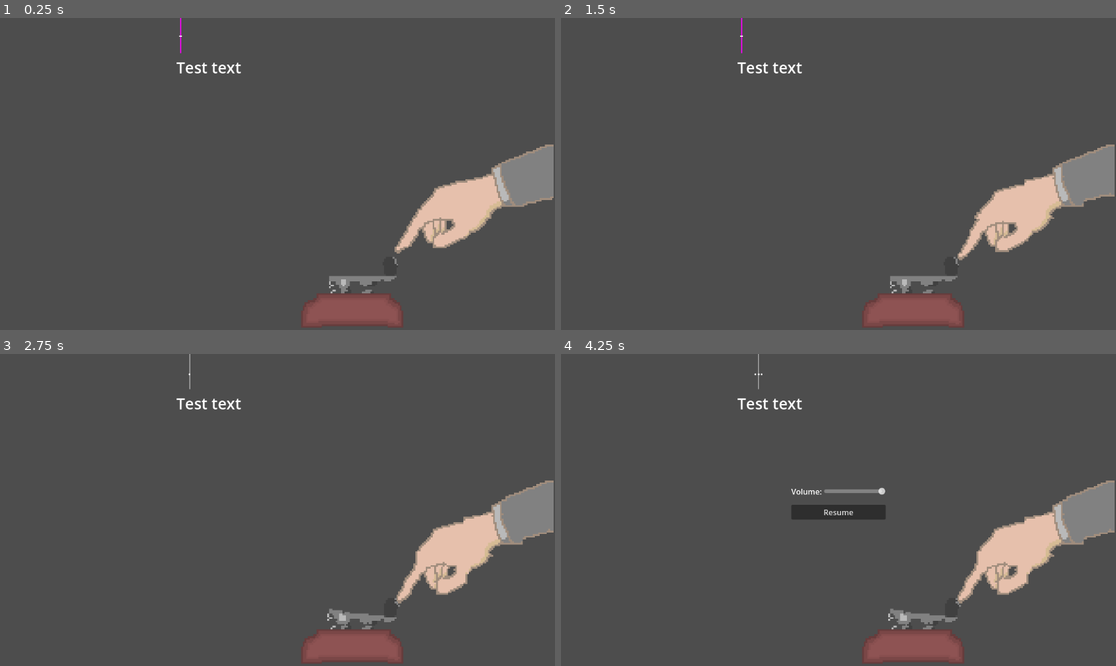
Above: before the commit, frames 1-4 (two rows, left to right).
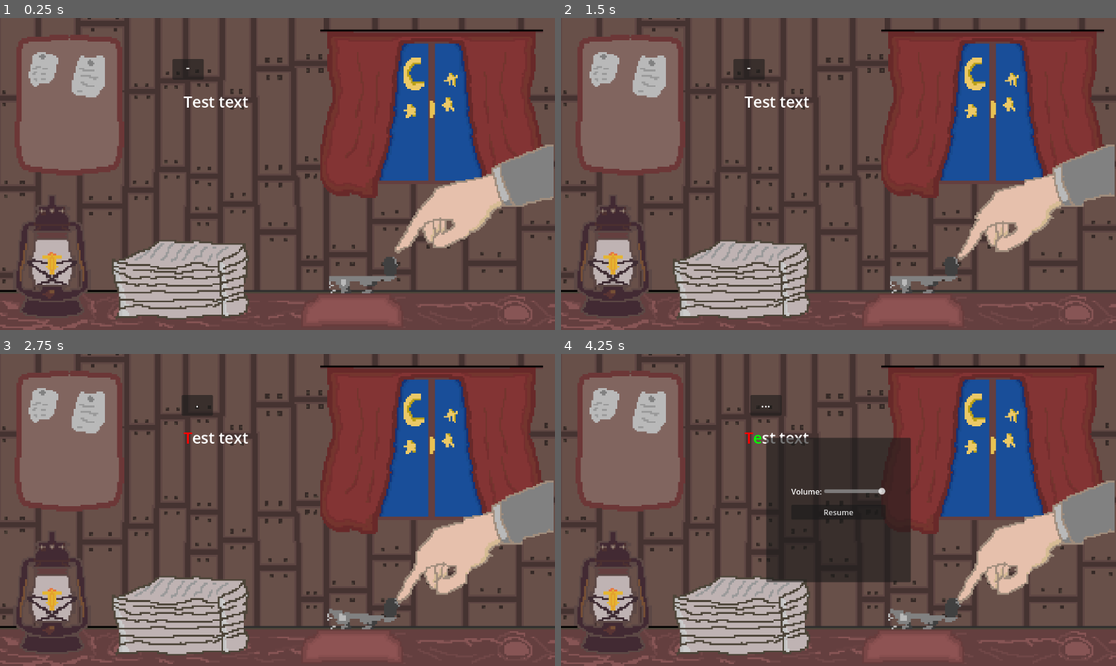
Above: after the commit, the same moments.

Repository: Nidjo123/LD53
Game: Godot game, scene res://Scenes/Telegraph.tscn
Two runs of this game, one before a commit and one after it. Both use one fixed random seed, a clock stepped at 60 frames per second and the inputs below.
Inputs:
- Up to frame 1 (0.25 s): no input
- Up to frame 2 (1.5 s): tap Enter at 0.5 s; hold Down (telegraph_press) 0.53-1.28 s; tap Space at 1.25 s; tap Down (telegraph_press) at 1.35 s
- Up to frame 3 (2.75 s): hold Down (telegraph_press) from 2.03 s (still down)
- Up to frame 4 (4.25 s): tap Enter at 2.75 s; release Down (telegraph_press) at 2.78 s; tap Down (telegraph_press) at 2.85 s; hold Down (telegraph_press) from 3.53 s (still down); tap Escape (ui_cancel) at 4.15 s

The runs differ from the first frame. In frame 1, 78% of the frame differs, in the area x 0-100%, y 0-100%; in frame 2, 78%; in frame 3, 78%; in frame 4, 78%.

Commit message:
Add background and correctness coloring

Diff:
--- a/Scenes/MorseText.tscn
+++ b/Scenes/MorseText.tscn
@@ -1,7 +1,6 @@
-[gd_scene load_steps=3 format=3 uid="uid://c0778ivao4xo2"]
+[gd_scene load_steps=2 format=3 uid="uid://c0778ivao4xo2"]
 
 [ext_resource type="Script" path="res://Scripts/MorseText.gd" id="1_eyuaq"]
-[ext_resource type="Script" path="res://Scripts/ColorRect.gd" id="2_yw643"]
 
 [node name="MorseText" type="Control"]
 layout_mode = 3
@@ -12,34 +11,27 @@
 grow_vertical = 2
 script = ExtResource("1_eyuaq")
 
-[node name="Text" type="Label" parent="."]
+[node name="Text" type="RichTextLabel" parent="."]
 layout_mode = 0
-offset_left = 366.0
-offset_top = 80.0
-offset_right = 510.0
-offset_bottom = 103.0
-theme_override_font_sizes/font_size = 32
+offset_left = 381.0
+offset_top = 151.0
+offset_right = 525.0
+offset_bottom = 199.0
+theme_override_font_sizes/normal_font_size = 32
+bbcode_enabled = true
 text = "Test text"
+scroll_active = false
+shortcut_keys_enabled = false
 
-[node name="ColorRect" type="ColorRect" parent="."]
+[node name="MorseHint" type="PanelContainer" parent="."]
 layout_mode = 0
-offset_left = 1.0
-offset_right = 3.0
-offset_bottom = 76.0
-color = Color(1, 0, 1, 1)
-script = ExtResource("2_yw643")
+offset_right = 65.0
+offset_bottom = 43.0
 
-[node name="Timer" type="Timer" parent="ColorRect"]
-
-[node name="MorseHint" type="CenterContainer" parent="."]
+[node name="HintText" type="RichTextLabel" parent="MorseHint"]
+clip_contents = false
 layout_mode = 2
-offset_left = 101.0
-offset_top = 39.0
-offset_right = 141.0
-offset_bottom = 79.0
-
-[node name="HintText" type="Label" parent="MorseHint"]
-layout_mode = 2
-theme_override_font_sizes/font_size = 24
-
-[connection signal="timeout" from="ColorRect/Timer" to="ColorRect" method="_on_timer_timeout"]
+theme_override_font_sizes/normal_font_size = 24
+bbcode_enabled = true
+text = "test 1[color=green]2[/color]3415"
+scroll_active = false
--- a/Scenes/Telegraph.tscn
+++ b/Scenes/Telegraph.tscn
@@ -1,17 +1,28 @@
-[gd_scene load_steps=7 format=3 uid="uid://cb5khxpbu7ecs"]
+[gd_scene load_steps=8 format=3 uid="uid://cb5khxpbu7ecs"]
 
 [ext_resource type="PackedScene" uid="uid://cytf7hrfph3ta" path="res://Scenes/MorseController.tscn" id="1_dot85"]
 [ext_resource type="Script" path="res://Scripts/GameController.gd" id="1_f4xmj"]
 [ext_resource type="Script" path="res://Telegraph.gd" id="2_ff80x"]
 [ext_resource type="PackedScene" uid="uid://c0778ivao4xo2" path="res://Scenes/MorseText.tscn" id="2_pj4sx"]
 [ext_resource type="SpriteFrames" uid="uid://becau161cstrh" path="res://Animations/TelegraphPressNewFrames.tres" id="4_5km8r"]
-[ext_resource type="Script" path="res://Scripts/PauseMenu.gd" id="6_k7rt0"]
+[ext_resource type="Texture2D" uid="uid://brq6ukncpmt6y" path="res://Images/tbg-night.png" id="5_wgi4m"]
+
+[sub_resource type="GDScript" id="GDScript_40e8m"]
+script/source = "extends Control
+"
 
 [node name="TelegraphScene" type="Node2D"]
+process_mode = 3
 script = ExtResource("1_f4xmj")
 
 [node name="Game" type="Node2D" parent="."]
+process_mode = 1
 script = ExtResource("2_ff80x")
+
+[node name="Background" type="Sprite2D" parent="Game"]
+position = Vector2(574.889, 323.5)
+scale = Vector2(3.60556, 3.60556)
+texture = ExtResource("5_wgi4m")
 
 [node name="MorseController" parent="Game" instance=ExtResource("1_dot85")]
 
@@ -26,11 +37,12 @@
 
 [node name="PauseMenu" type="Control" parent="."]
 process_mode = 3
+visible = false
 layout_mode = 3
 anchors_preset = 0
 offset_right = 40.0
 offset_bottom = 40.0
-script = ExtResource("6_k7rt0")
+script = SubResource("GDScript_40e8m")
 
 [node name="CenterContainer" type="CenterContainer" parent="PauseMenu"]
 layout_mode = 0
@@ -38,6 +50,7 @@
 offset_bottom = 648.0
 
 [node name="Panel" type="Panel" parent="PauseMenu/CenterContainer"]
+custom_minimum_size = Vector2(300, 300)
 layout_mode = 2
 
 [node name="VBoxContainer" type="VBoxContainer" parent="PauseMenu/CenterContainer/Panel"]
--- a/Scripts/ColorRect.gd
+++ b/Scripts/ColorRect.gd
@@ -1,12 +1,4 @@
 extends ColorRect
-
-
-func _ready():
-	pass
-
-
-func _process(delta):
-	pass
 
 
 func make_green():
--- a/Scripts/GameController.gd
+++ b/Scripts/GameController.gd
@@ -9,9 +9,9 @@
 	$PauseMenu.hide()
 
 
-func _process(delta):
+func _process(_delta):
 	if Input.is_action_just_pressed("ui_cancel"):
-		set_paused(true)
+		set_paused(not get_tree().paused)
 
 
 func set_paused(paused):
--- a/Scripts/MorseAudio.gd
+++ b/Scripts/MorseAudio.gd
@@ -29,7 +29,7 @@
 	_fill_buffer()
 
 
-func _process(delta):
+func _process(_delta):
 	_fill_buffer()
 
 
--- a/Scripts/MorseText.gd
+++ b/Scripts/MorseText.gd
@@ -1,7 +1,12 @@
 extends Control
 
 
-var letter_idx = 0
+signal finished(accuracy: float)
+
+
+@onready var letter_idx = 0
+@onready var correct_letters = []
+@onready var original_text = $Text.text
 
 
 func _ready():
@@ -13,12 +18,12 @@
 
 func get_string_size(string):
 	var font = self.get_theme_font("font")
-	var font_size = $Text.get_theme_font_size("font_size")
+	var font_size = $Text.get_theme_font_size("normal_font_size")
 	return font.get_string_size(string, HORIZONTAL_ALIGNMENT_LEFT, -1, font_size)
 
 
 func get_letter_position(letter_index):
-	var text = $Text.text
+	var text = original_text
 	var text_so_far = text.substr(0, letter_index + 1)
 	var text_size = get_string_size(text_so_far)
 	text_size.y = 0
@@ -28,22 +33,70 @@
 
 
 func _set_hint_text():
-	var letter = $Text.text[letter_idx]
+	var letter = original_text[letter_idx]
 	var hint_text = MorseUtils.get_code(letter)
-	$MorseHint/HintText.text = hint_text
+	$MorseHint/HintText.text = '[center]%s[/center]' % hint_text
+
+
+func _get_letter_bbcode(letter, correct):
+	match correct:
+		true:
+			return '[color=green]%s[/color]' % letter
+		false:
+			return '[color=red]%s[/color]' % letter
+		null:
+			return letter
+
+
+func _set_text():
+	var text = ''
+	for i in range(original_text.length()):
+		var letter = original_text[i]
+		if i < correct_letters.size():
+			var correct = correct_letters[i]
+			var bbcode = _get_letter_bbcode(letter, correct)
+			text += bbcode
+		else:
+			text += letter
+	$Text.text = text
 
 
 func advance_letter(letter: String):
-	var expected_letter = $Text.text[letter_idx]
+	var text = original_text
+	if letter_idx >= text.length():
+		return
+	var expected_letter = text[letter_idx]
 	if letter == '' or letter.nocasecmp_to(expected_letter) != 0:
-		$ColorRect.make_red()
+		correct_letters.append(false)
 	else:
-		$ColorRect.make_green()
-	letter_idx = (letter_idx + 1) % $Text.text.length()
-	_set_hint_text()
+		correct_letters.append(true)
+	letter_idx += 1
+	while letter_idx < text.length() and text[letter_idx] == ' ':
+		correct_letters.append(null)
+		letter_idx = (letter_idx + 1) % original_text.length()
+	if letter_idx >= text.length():
+		_finished()
+	else:
+		_set_hint_text()
+	_set_text()
 
 
-func _process(delta):
-	var letter_position = get_letter_position(letter_idx)
-	$MorseHint.position = letter_position - $MorseHint.size / 2
-	$ColorRect.position = letter_position - $ColorRect.size / 2
+func _get_accuracy():
+	var letter_count = 0
+	for letter in original_text:
+		if MorseUtils.get_code(letter) != '':
+			letter_count += 1
+	var correct_count = correct_letters.count(true)
+	return float(correct_count) / letter_count
+
+
+func _finished():
+	var accuracy = _get_accuracy()
+	finished.emit(accuracy)
+	$MorseHint/HintText.hide()
+
+
+func _process(_delta):
+	if letter_idx < original_text.length():
+		var letter_position = get_letter_position(letter_idx)
+		$MorseHint.position = letter_position - $MorseHint.size / 2
--- a/Scripts/PauseMenu.gd
+++ /dev/null
@@ -1,5 +0,0 @@
-extends Control
-
-
-func _process(delta):
-	pass
--- a/Telegraph.gd
+++ b/Telegraph.gd
@@ -1,12 +1,4 @@
 extends Node2D
-
-
-func _ready():
-	pass
-
-
-func _process(delta):
-	pass
 
 
 func _on_morse_controller_telegraph_pressed():
Binary file added: Images/tbg-night.png
Not shown, added: Images/tbg-night.png.import
